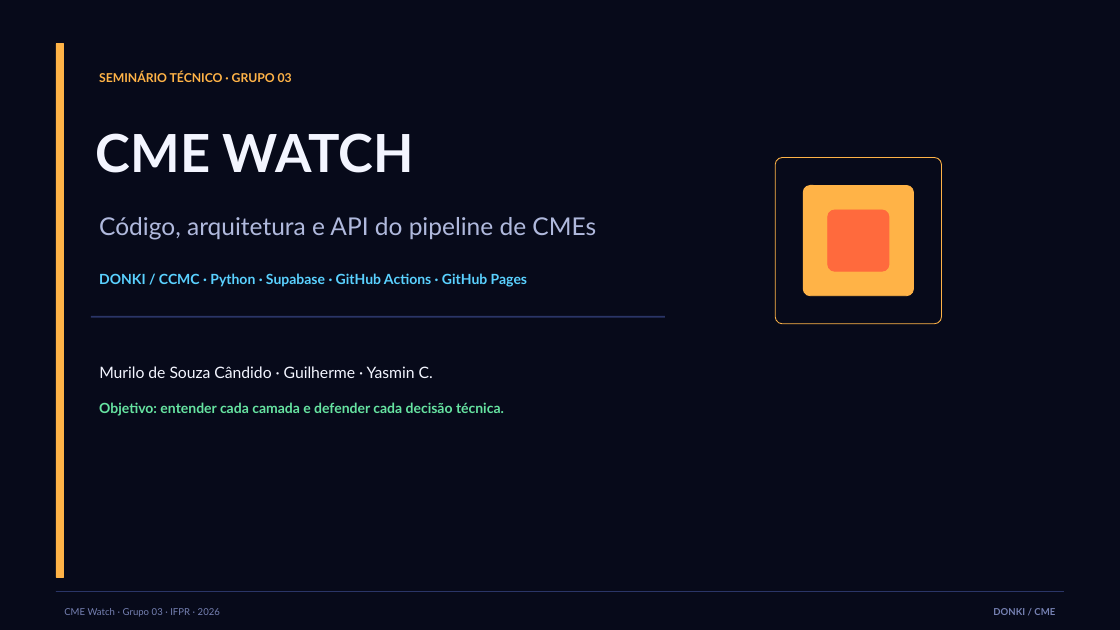
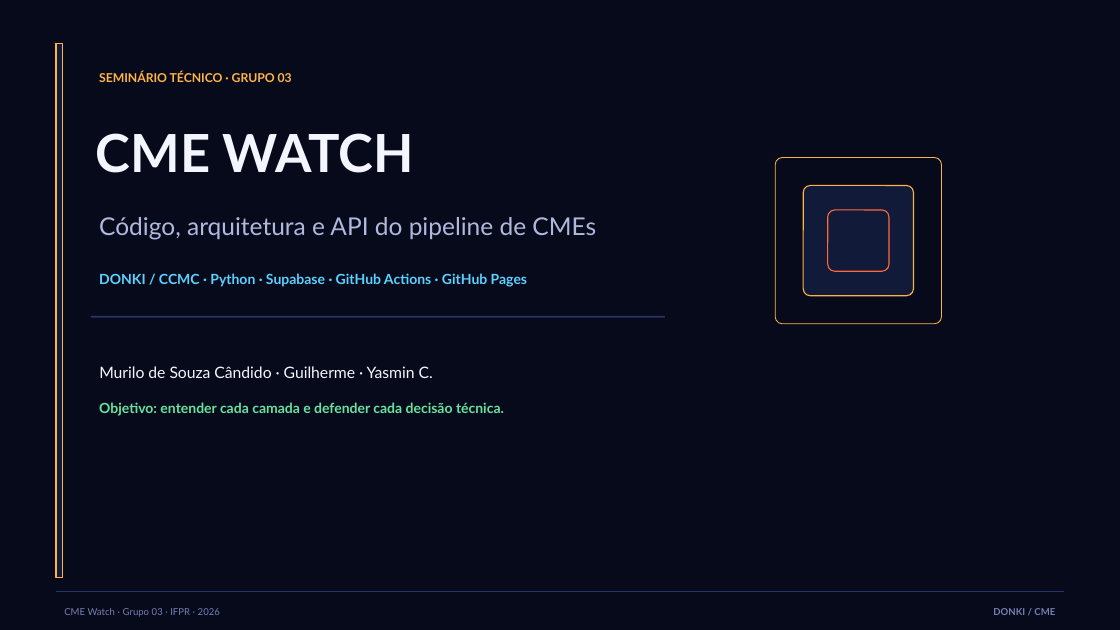
Before and after one commit to SN-2026-GRUPO-03-NASA/DONKI-CME, a slide deck: slide 1 of docs/apresentacao_CME_Watch.pptx. Drawn at 1120x630 pixels with LibreOffice and Linux fonts; fonts in the diff are those of the drawing. Boxes give left, top, right and bottom in pixels: in the first picture for what was removed or moved away, otherwise in the second. Text is boxed around its words. In the diff, an @@ line names an element or a change of style, - is before the commit and + after.

```diff
--- a/docs/apresentacao_CME_Watch.pptx
+++ b/docs/apresentacao_CME_Watch.pptx
@@ rectangle at (56, 44, 63, 577): fill #FFB347 to #111A38; outline #FFB347 0.75 pt to #FFB347 0.94 pt @@
@@ rounded rectangle at (803, 186, 913, 296): fill #FFB347 to #111A38; outline #FFB347 0.75 pt to #FFB347 0.94 pt @@
@@ rounded rectangle at (828, 210, 889, 271): fill #FF6A3D to #111A38; outline #FF6A3D 0.75 pt to #FF6A3D 0.94 pt @@
```
Also in this commit, not shown: 17 other slides changed.
